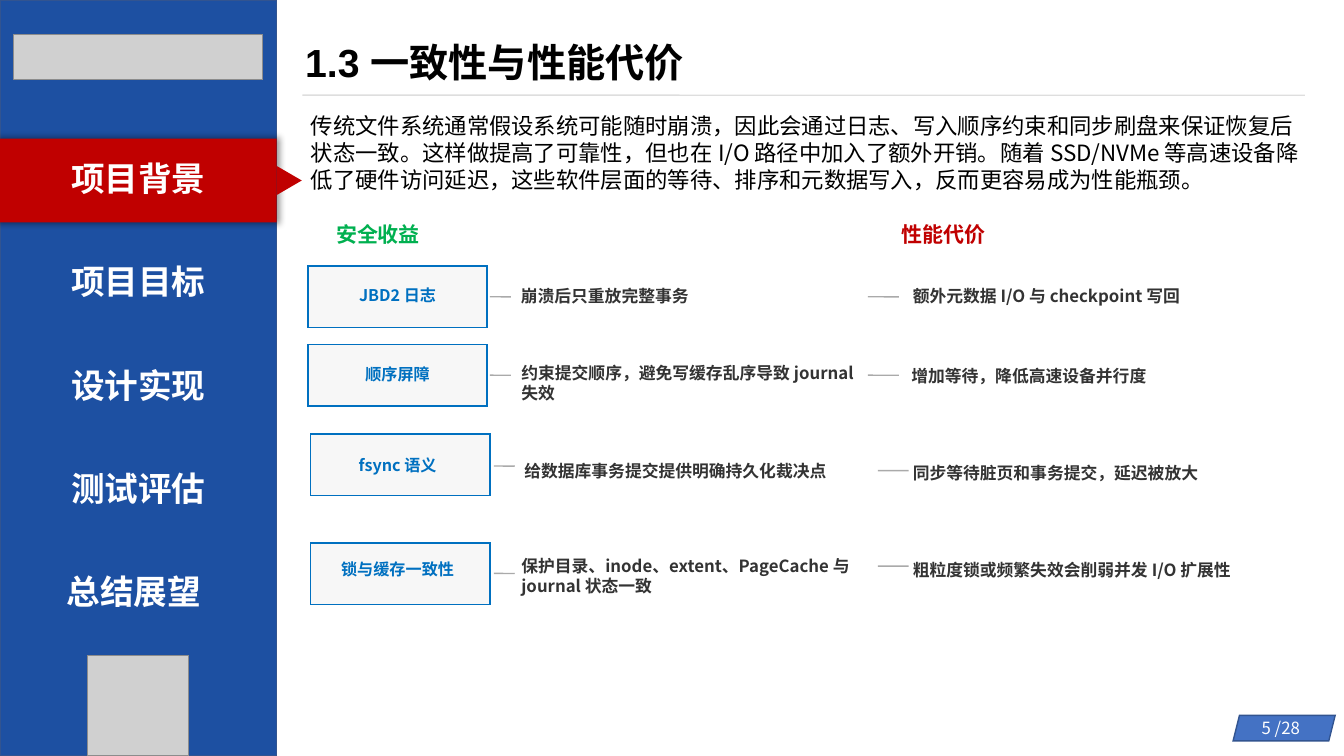
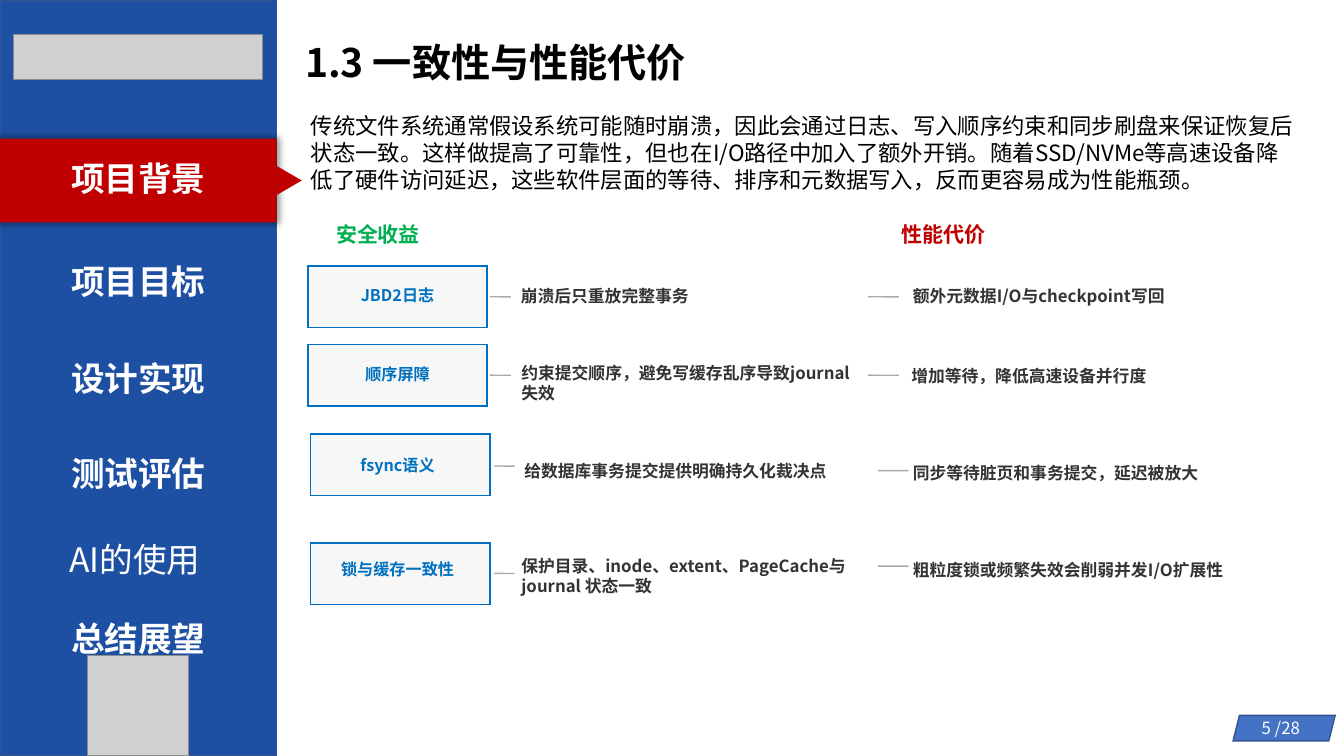
Before and after one commit to byliangg/os_com, a slide deck: slide 5 of 初赛幻灯片.pptx. Drawn at 1344x756 pixels with LibreOffice and Linux fonts; fonts in the diff are those of the drawing; grey boxes stand for pictures. Boxes give left, top, right and bottom in pixels: in the first picture for what was removed or moved away, otherwise in the second. Text is boxed around its words. In the diff, an @@ line names an element or a change of style, - is before the commit and + after.

```diff
--- a/初赛幻灯片.pptx
+++ b/初赛幻灯片.pptx
@@ text "1.3 一致性与性能代价" at bbox=[305, 43, 686, 81]: font Arial to Noto Sans CJK SC in "1.3" @@
@@ line removed from (302, 95) to (1305, 96) @@
@@ text at bbox=[311, 115, 1293, 191]: spaces changed @@
-传统文件系统通常假设系统可能随时崩溃，因此会通过日志、写入顺序约束和同步刷盘来保证恢复后状态一致。这样做提高了可靠性，但也在 I/O 路径中加入了额外开销。随着 SSD/NVMe 等高速设备降低了硬件访问延迟，这些软件层面的等待、排序和元数据写入，反而更容易成为性能瓶颈。
+传统文件系统通常假设系统可能随时崩溃，因此会通过日志、写入顺序约束和同步刷盘来保证恢复后状态一致。这样做提高了可靠性，但也在I/O路径中加入了额外开销。随着SSD/NVMe等高速设备降低了硬件访问延迟，这些软件层面的等待、排序和元数据写入，反而更容易成为性能瓶颈。
@@ text at bbox=[361, 287, 434, 303]: spaces changed @@
-JBD2 日志
+JBD2日志
@@ text at bbox=[913, 287, 1165, 306]: spaces changed @@
-额外元数据 I/O 与 checkpoint 写回
+额外元数据I/O与checkpoint写回
@@ text "设计实现": place and size @@
-text "设计实现" at bbox=[71, 369, 205, 401]
+text "设计实现" at bbox=[71, 362, 205, 394]
@@ text at bbox=[521, 364, 849, 401]: spaces changed @@
-约束提交顺序，避免写缓存乱序导致 journal 失效
+约束提交顺序，避免写缓存乱序导致journal 失效
@@ text "测试评估": place and size @@
-text "测试评估" at bbox=[71, 472, 205, 504]
+text "测试评估" at bbox=[71, 457, 205, 489]
@@ text at bbox=[360, 457, 434, 475]: spaces changed @@
-fsync 语义
+fsync语义
@@ text added at bbox=[69, 543, 200, 575], 24 pt, text #FFFFFF @@
+AI的使用
@@ text at bbox=[521, 557, 845, 596]: spaces changed @@
-保护目录、inode、extent、PageCache 与 journal 状态一致
+保护目录、inode、extent、PageCache与 journal 状态一致
@@ text at bbox=[913, 561, 1223, 579]: spaces changed @@
-粗粒度锁或频繁失效会削弱并发 I/O 扩展性
+粗粒度锁或频繁失效会削弱并发I/O扩展性
@@ text "总结展望" rewrapped from bbox=[67, 575, 201, 607] to bbox=[71, 617, 205, 661] @@
```
Also in this commit, not shown: 26 other slides changed, 1 other file.
